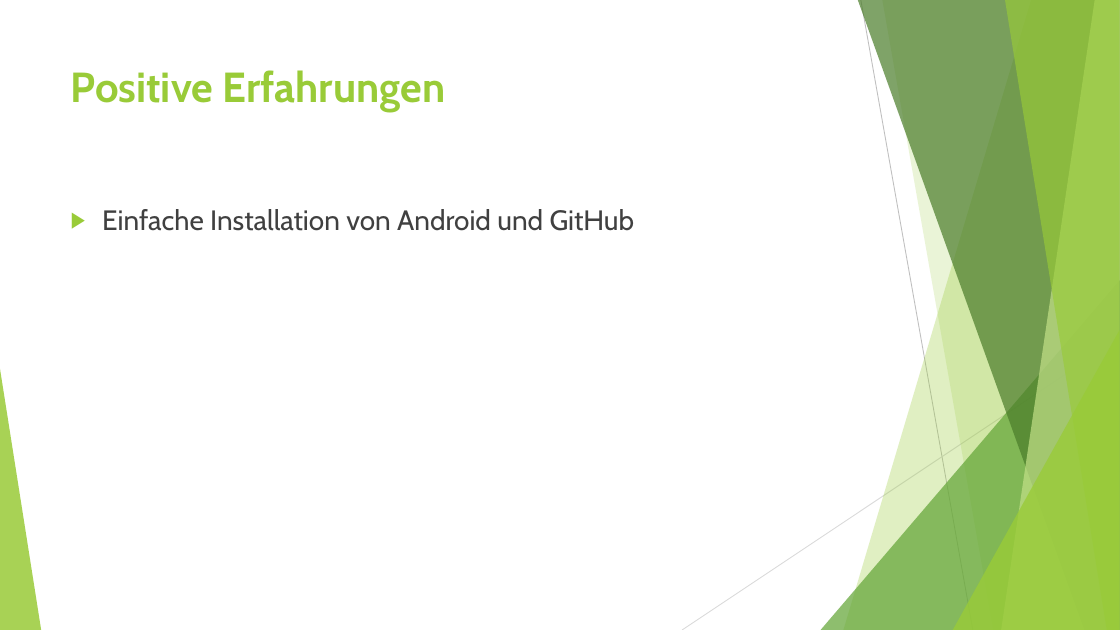
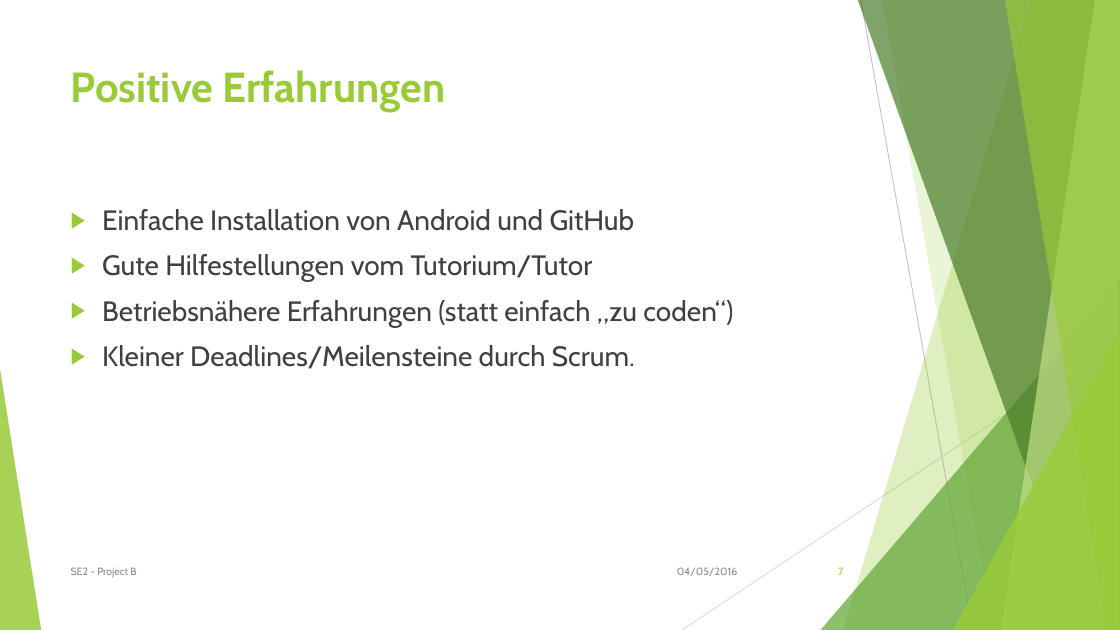
Before and after one commit to MrMudskip/SS16_SE2_Project_B, a slide deck: slide 7 of Präsentation_Project.pptx. Drawn at 1120x630 pixels with LibreOffice and Linux fonts; fonts in the diff are those of the drawing. Boxes give left, top, right and bottom in pixels: in the first picture for what was removed or moved away, otherwise in the second. Text is boxed around its words. In the diff, an @@ line names an element or a change of style, - is before the commit and + after.

```diff
--- a/Präsentation_Project.pptx
+++ b/Präsentation_Project.pptx
@@ text at (x1=102, y1=254, x2=733, y2=369): paragraphs added @@
+▶ Gute Hilfestellungen vom Tutorium/Tutor
+▶ Betriebsnähere Erfahrungen (statt einfach „zu coden“)
+▶ Kleiner Deadlines/Meilensteine durch Scrum.
@@ text added at (x1=71, y1=567, x2=136, y2=578), 9 pt, text #8C8C8C @@
+SE2 - Project B
@@ text added at (x1=677, y1=567, x2=737, y2=576), 9 pt, text #8C8C8C @@
+04/05/2016
@@ page number added at (x1=838, y1=567, x2=843, y2=575), 9 pt, text #99CB38 @@
+7
```
Also in this commit, not shown: 7 other slides changed, 2 other files.
